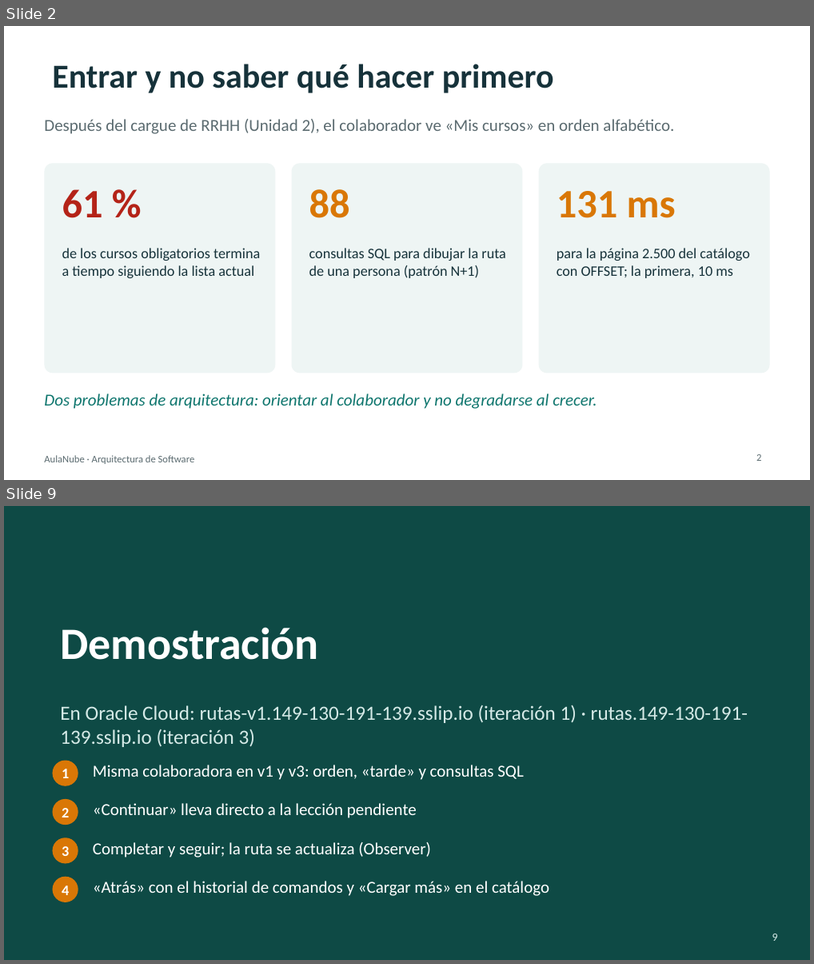
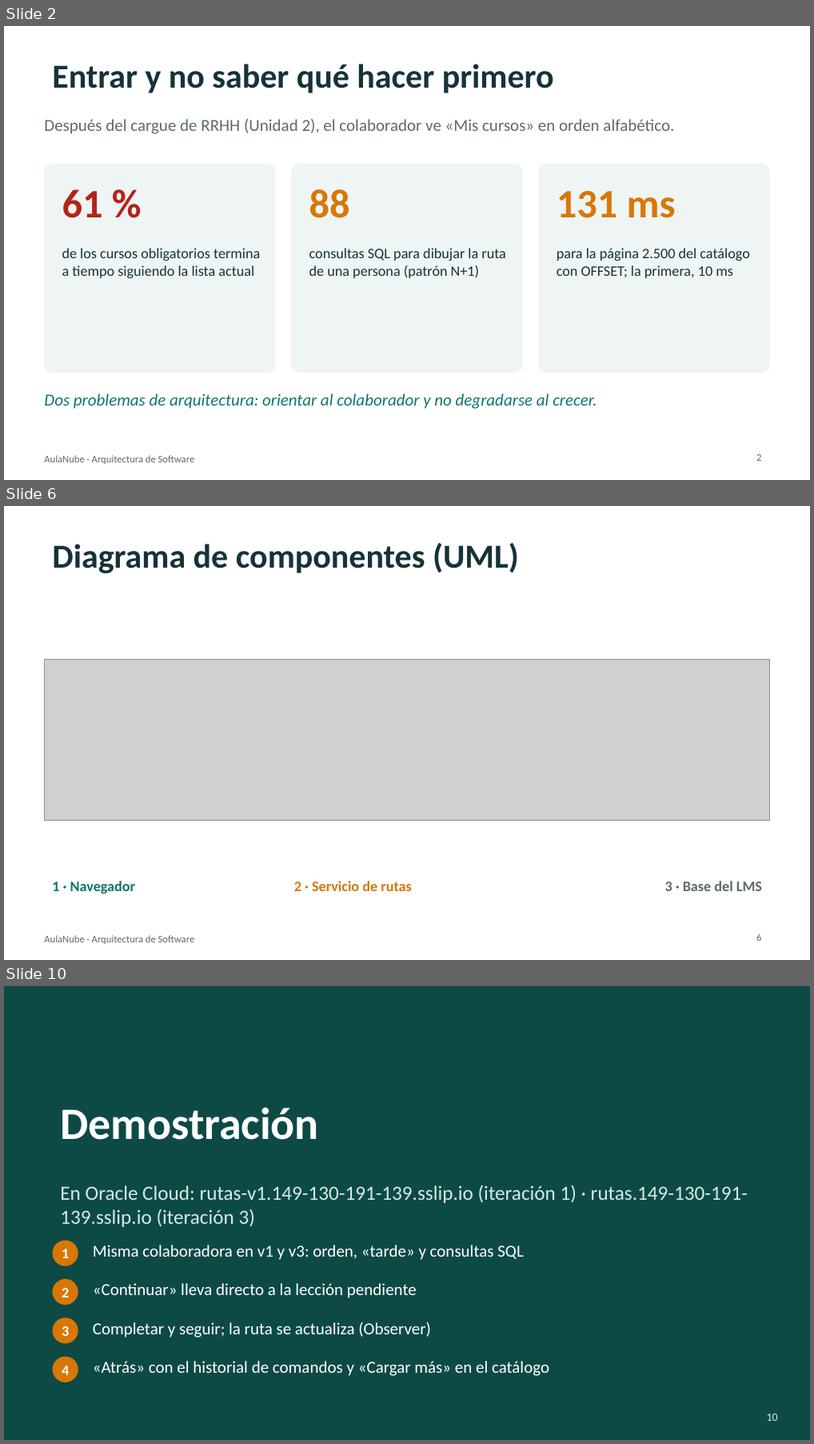
Before and after one commit to augustocco/aulanube-rutas, a slide deck: docs/presentacion/Presentacion-AulaNube-Rutas.pptx. Shown one above the other, each under a label of ours: slides 2 and 9 before the commit, slides 2, 6 and 10 after it; the slides between them are not shown. The pictures are 814x964 and 814x1444 pixels, drawn with LibreOffice and Linux fonts; fonts in the diff are those of the drawing; grey boxes stand for pictures. Boxes give left, top, right and bottom in pixels: in the first picture for what was removed or moved away, otherwise in the second. Text is boxed around its words. In the diff, an @@ line names an element or a change of style, - is before the commit and + after.

```diff
--- a/docs/presentacion/Presentacion-AulaNube-Rutas.pptx
+++ b/docs/presentacion/Presentacion-AulaNube-Rutas.pptx
@@ slide 6 added at (x1=4, y1=506, x2=810, y2=960), background #FFFFFF; not listed: 1 template element that a slide beside it also shows @@
@@ title added at (x1=52, y1=543, x2=519, y2=573), 30 pt, text #16323A, bold @@
+Diagrama de componentes (UML)
@@ picture added at (x1=44, y1=660, x2=770, y2=820) @@
@@ text added at (x1=52, y1=880, x2=135, y2=893), 13 pt, text #0F766E, bold @@
+1 · Navegador
@@ text added at (x1=294, y1=880, x2=412, y2=891), 13 pt, text #D97706, bold @@
+2 · Servicio de rutas
@@ text added at (x1=666, y1=880, x2=762, y2=891), 13 pt, text #5B6B70, bold @@
+3 · Base del LMS
@@ page number added at (x1=757, y1=933, x2=762, y2=940), 9 pt, text #5B6B70 @@
+6
@@ what was slide 9 is now slide 10 @@
@@ page number at (x1=767, y1=1413, x2=778, y2=1420): text changed @@
-9
+10
```
Also in this commit, not shown: 1 slide changed, 5 other slides added, 5 slides removed, 7 other files.
